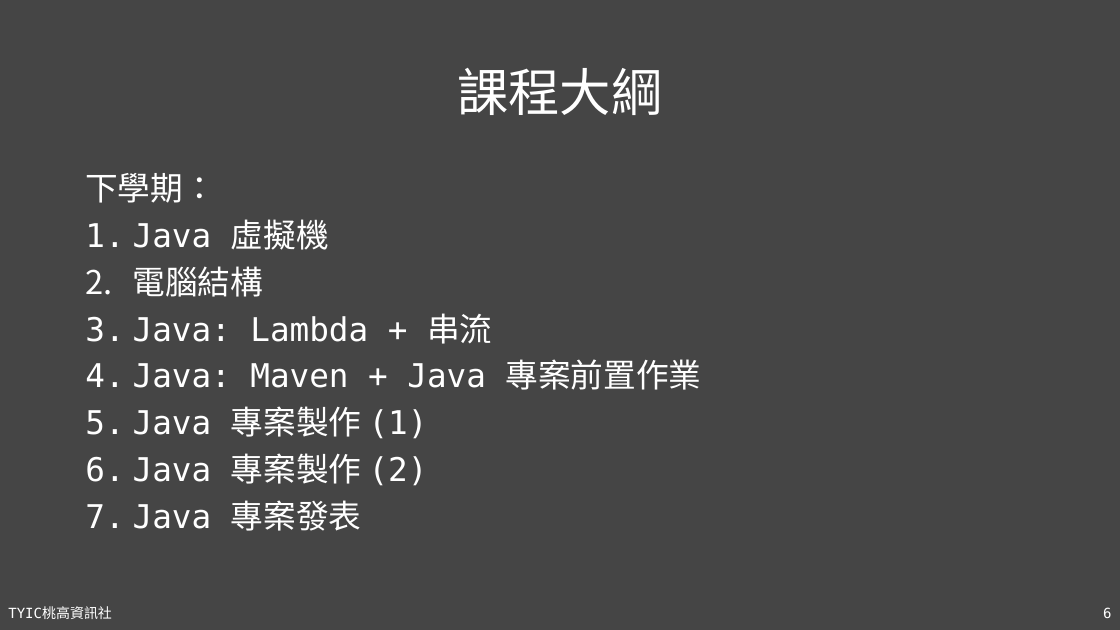
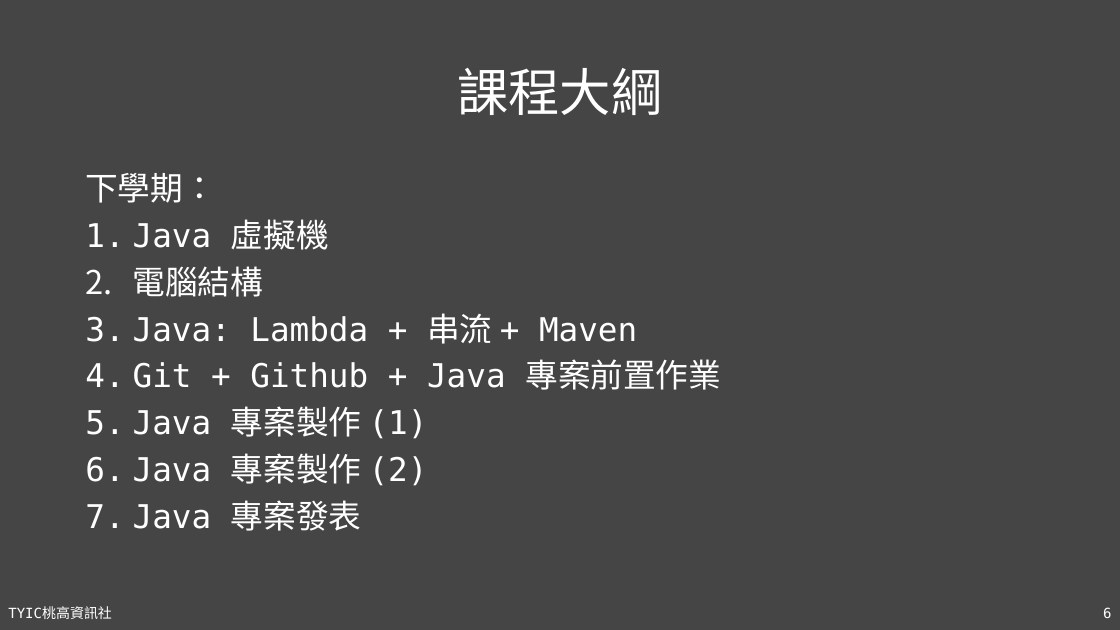
Before and after one commit to TYSHIC/slides, a slide deck: slide 6 of powerpoint/01_基本事項.pptx. Drawn at 1120x630 pixels with LibreOffice and Linux fonts; fonts in the diff are those of the drawing. Boxes give left, top, right and bottom in pixels: in the first picture for what was removed or moved away, otherwise in the second. Text is boxed around its words. In the diff, an @@ line names an element or a change of style, - is before the commit and + after.

```diff
--- a/powerpoint/01_基本事項.pptx
+++ b/powerpoint/01_基本事項.pptx
@@ text at [133,313,721,390]: text changed @@
-3. Java: Lambda + 串流
-4. Java: Maven + Java 專案前置作業
+3. Java: Lambda + 串流 + Maven
+4. Git + Github + Java 專案前置作業
```
Also in this commit, not shown: 1 other slide changed, 6 other files.
